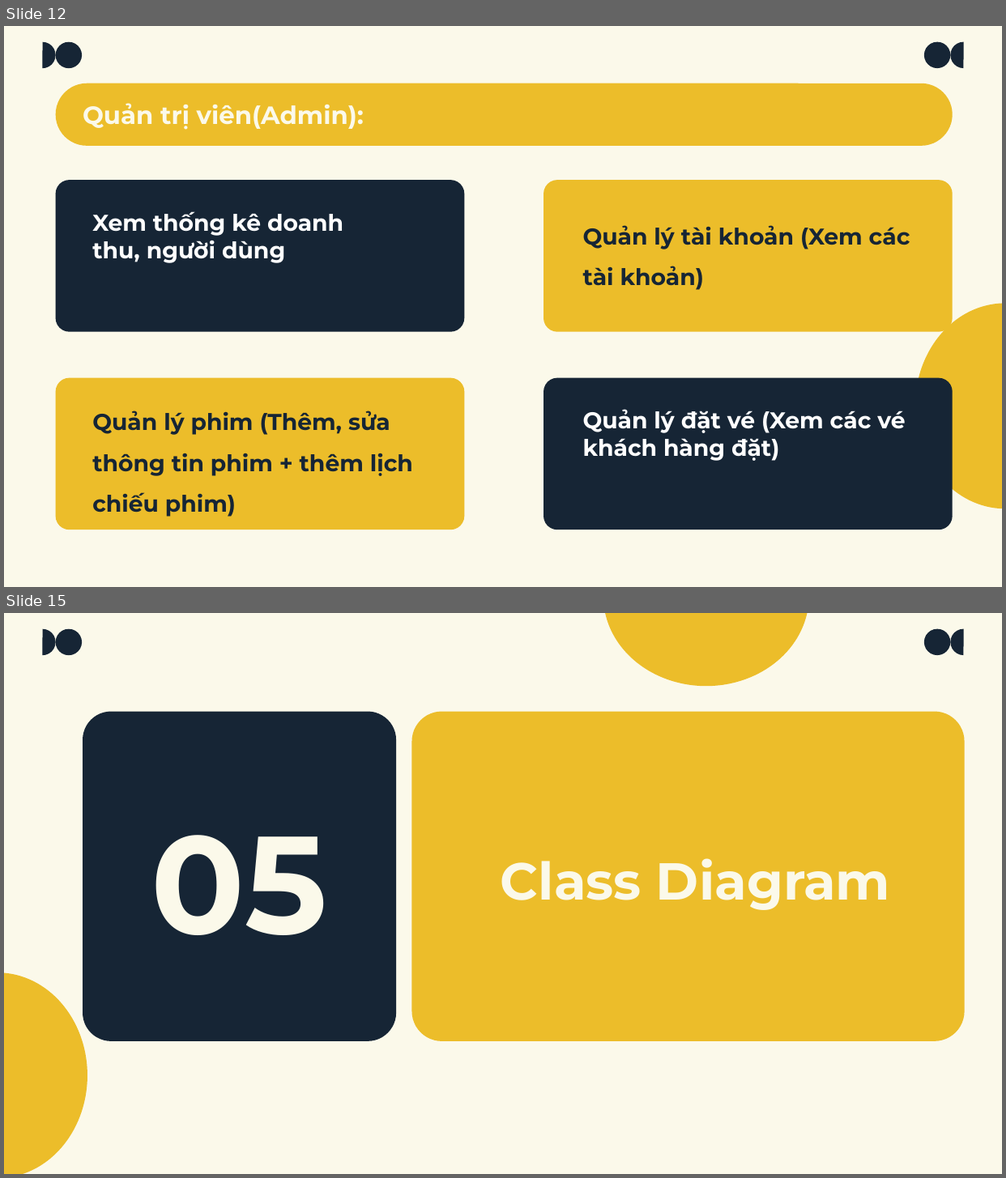
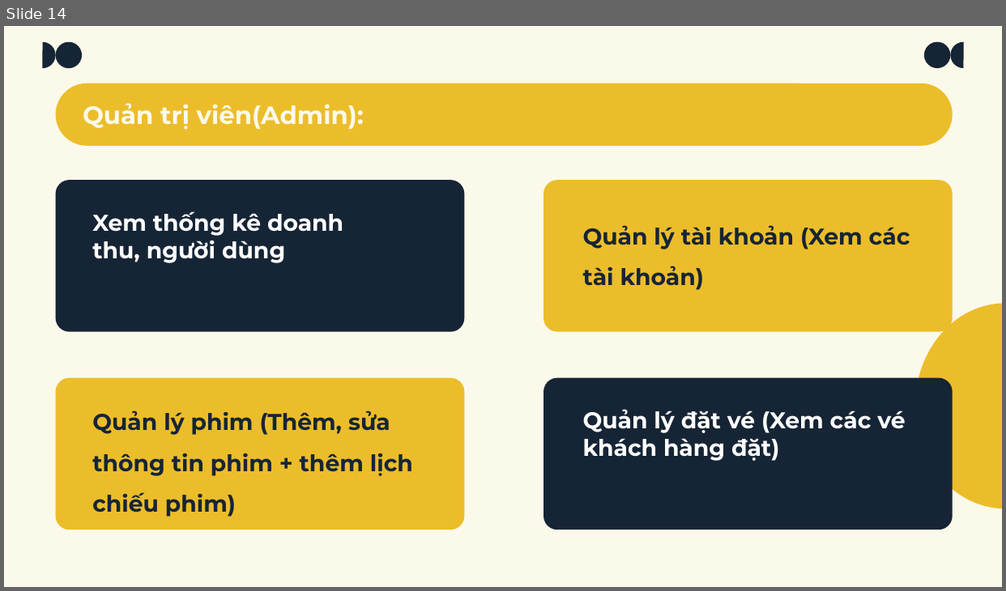
Before and after one commit to TorunoCode/KLTN, a slide deck: PhanThanhLam_TranTienPhat_NguyenHuuDucThanh.pptx. Shown one above the other, each under a label of ours: slides 12 and 15 before the commit, slide 14 after it; the slides between them are not shown. The pictures are 1006x1178 and 1006x591 pixels, drawn with LibreOffice and Linux fonts; fonts in the diff are those of the drawing. Boxes give left, top, right and bottom in pixels: in the first picture for what was removed or moved away, otherwise in the second. Text is boxed around its words. In the diff, an @@ line names an element or a change of style, - is before the commit and + after.

```diff
--- a/PhanThanhLam_TranTienPhat_NguyenHuuDucThanh.pptx
+++ b/PhanThanhLam_TranTienPhat_NguyenHuuDucThanh.pptx
@@ slide 15 removed at bbox=[4, 613, 1002, 1174], background #FBF9EA; not listed: 4 template elements that a slide beside it also shows @@
@@ pie slice (boxed as its full ellipse) removed at bbox=[603, 613, 809, 687] @@
@@ rounded rectangle removed at bbox=[83, 712, 396, 1042] @@
@@ rounded rectangle removed at bbox=[412, 712, 965, 1042] @@
@@ title removed at bbox=[151, 835, 328, 935] @@
-05
@@ title removed at bbox=[501, 858, 890, 910] @@
-Class Diagram
@@ pie slice (boxed as its full ellipse) removed at bbox=[4, 973, 88, 1174] @@
@@ what was slide 12 is now slide 14 @@
```
Also in this commit, not shown: 17 slides changed, 1 slide added, 1 other slide removed.
